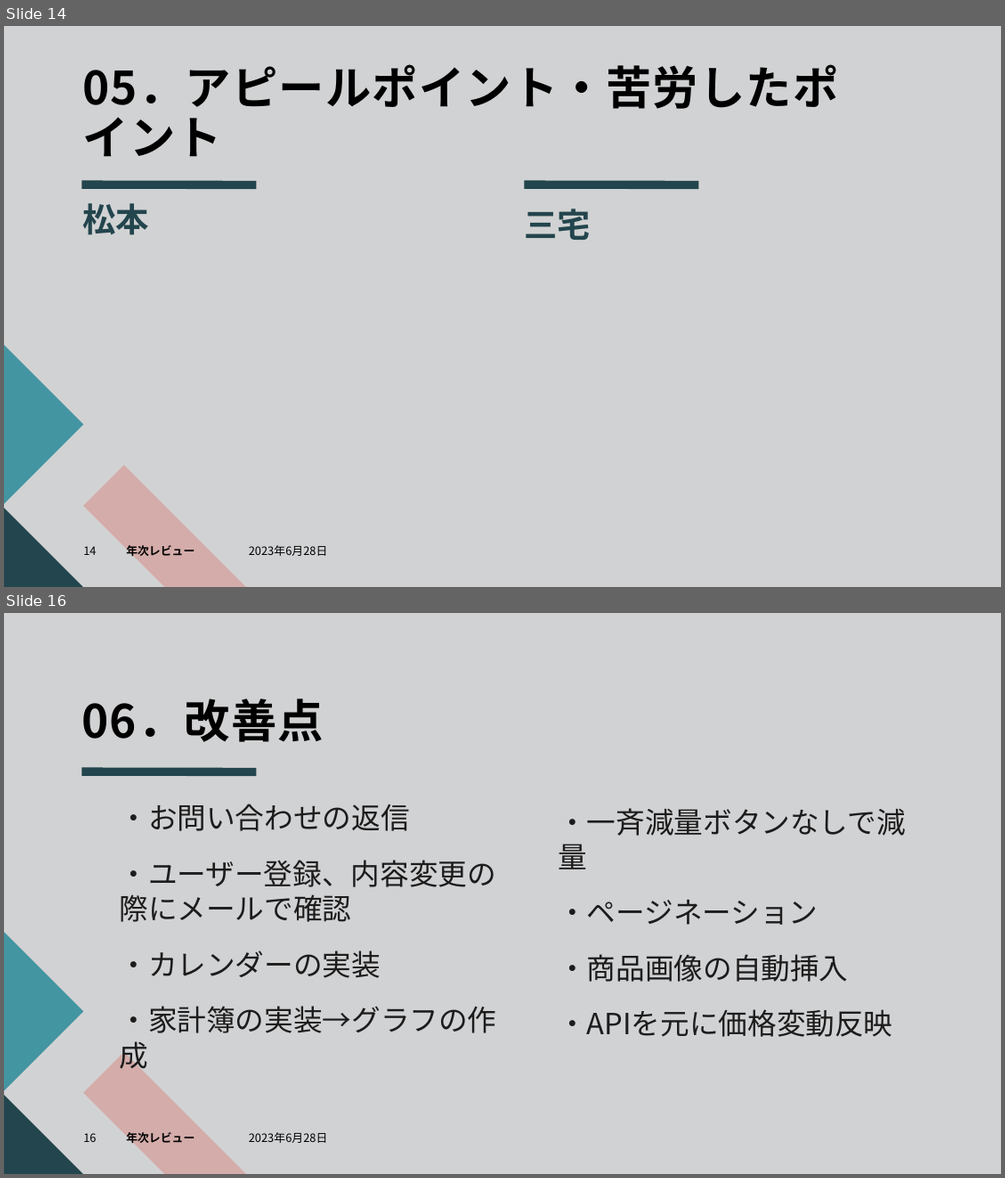
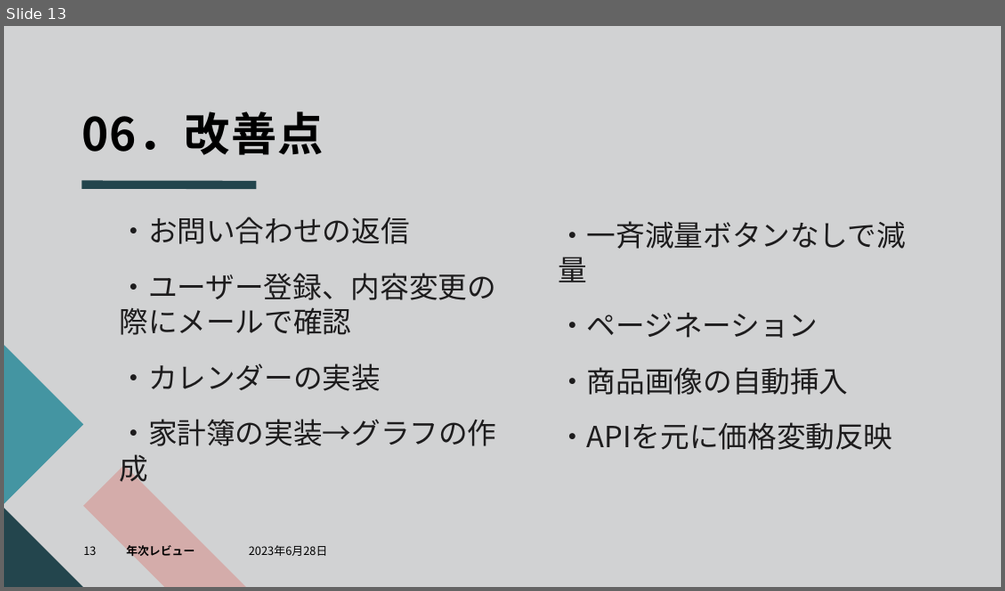
Before and after one commit to dojo2023/C-5, a slide deck: doc/SubsKeeper.pptx. Shown one above the other, each under a label of ours: slides 14 and 16 before the commit, slide 13 after it; the slides between them are not shown. The pictures are 1005x1178 and 1005x591 pixels, drawn with LibreOffice and Linux fonts; fonts in the diff are those of the drawing. Boxes give left, top, right and bottom in pixels: in the first picture for what was removed or moved away, otherwise in the second. Text is boxed around its words. In the diff, an @@ line names an element or a change of style, - is before the commit and + after.

```diff
--- a/doc/SubsKeeper.pptx
+++ b/doc/SubsKeeper.pptx
@@ slide 14 removed at (4,26,1001,587), background #D1D2D3; not listed: 4 template elements that a slide beside it also shows @@
@@ title removed at (83,64,839,157) @@
-05．アピールポイント・苦労したポイント
@@ line removed from (525, 184) to (699, 184) @@
@@ text removed at (83,203,150,235) @@
-松本
@@ text removed at (524,208,591,240) @@
-三宅
@@ page number removed at (83,546,96,555) @@
-14
@@ text removed at (126,545,194,559) @@
-年次レビュー
@@ text removed at (249,545,328,556) @@
-2023年6月28日
@@ what was slide 16 is now slide 13 @@
@@ page number at (83,546,96,555): text changed @@
-16
+13
```
Also in this commit, not shown: 2 slides changed, 2 other slides removed.
